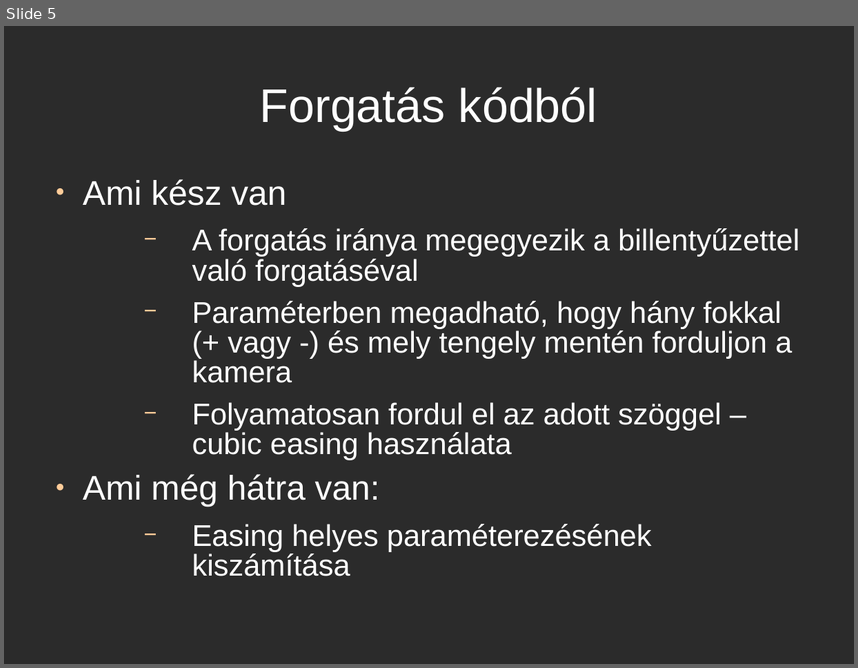
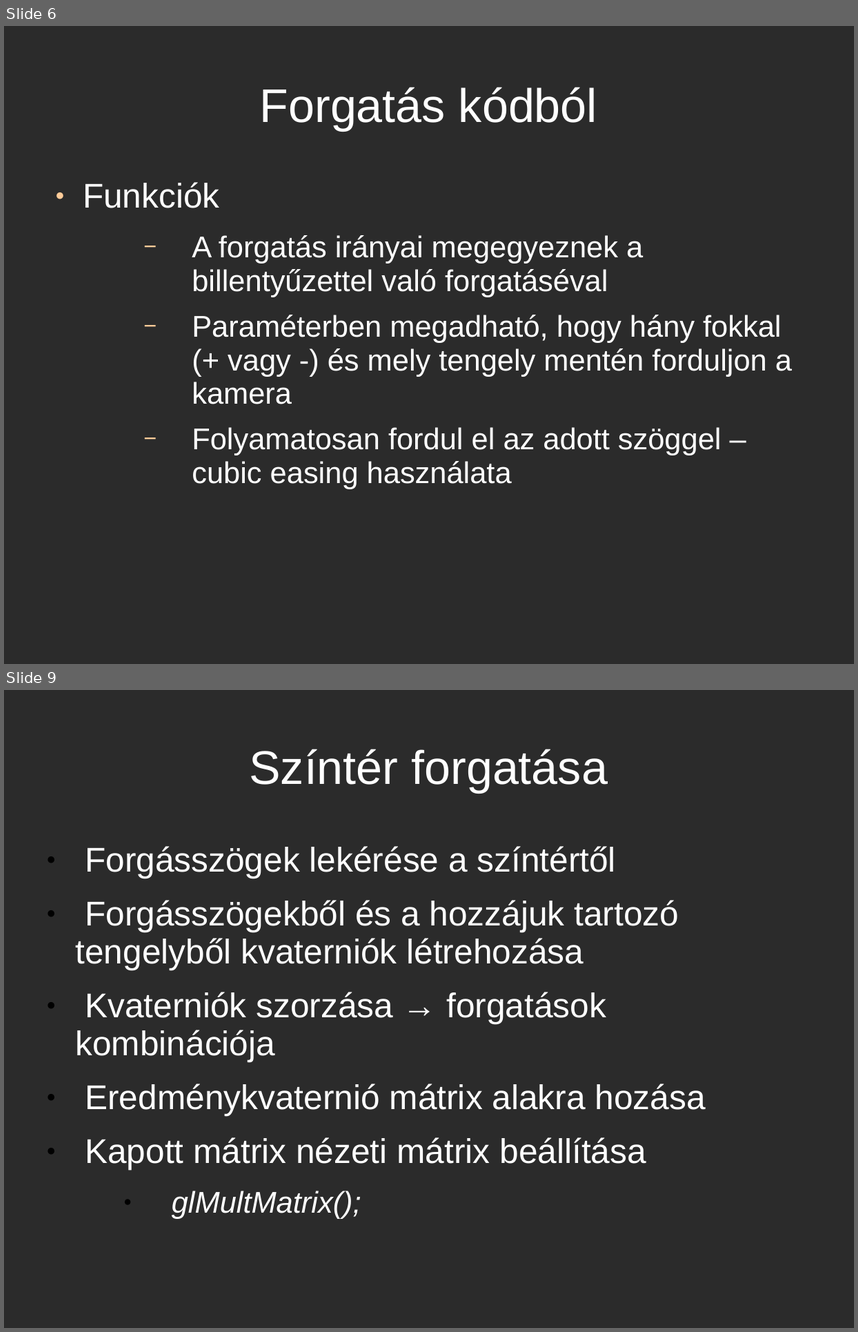
Before and after one commit to csko/Pool, a slide deck: Milestone 1/doc/borde_sandor_m1.ppt. Shown one above the other, each under a label of ours: slide 5 before the commit, slides 6 and 9 after it; the slides between them are not shown. The pictures are 858x668 and 858x1332 pixels, drawn with LibreOffice and Linux fonts; fonts in the diff are those of the drawing; background and template pictures are left out; a plain dark background stands for a picture behind light text. Boxes give left, top, right and bottom in pixels: in the first picture for what was removed or moved away, otherwise in the second. Text is boxed around its words. In the diff, an @@ line names an element or a change of style, - is before the commit and + after.

```diff
--- a/Milestone 1/doc/borde_sandor_m1.ppt
+++ b/Milestone 1/doc/borde_sandor_m1.ppt
@@ slide 9 added at (x1=4, y1=690, x2=854, y2=1328), background picture (left out) @@
@@ title added at (x1=249, y1=749, x2=608, y2=793), 44 pt, text #FFFFFF @@
+Színtér forgatása
@@ text added at (x1=75, y1=846, x2=706, y2=1219), 32 pt, text #FFFFFF @@
+● Forgásszögek lekérése a színtértől
+● Forgásszögekből és a hozzájuk tartozó tengelyből kvaterniók létrehozása
+● Kvaterniók szorzása → forgatások kombinációja
+● Eredménykvaternió mátrix alakra hozása
+● Kapott mátrix nézeti mátrix beállítása
+  ● glMultMatrix();
@@ what was slide 5 is now slide 6 @@
@@ slide 6 changed as well @@
@@ text at (x1=83, y1=182, x2=643, y2=297): text changed @@
-● Ami kész van
-  − A forgatás iránya megegyezik a billentyűzettel való forgatáséval
+● Funkciók
+  − A forgatás irányai megegyeznek a billentyűzettel való forgatáséval
@@ text at (x1=192, y1=314, x2=792, y2=489): line spacing 0.83 to 0.93 @@
@@ text at (x1=83, y1=474, x2=652, y2=576): paragraphs removed @@
-● Ami még hátra van:
-  − Easing helyes paraméterezésének kiszámítása
```
Also in this commit, not shown: 3 other slides changed, 4 other slides added, 1 slide removed, 6 other files.
